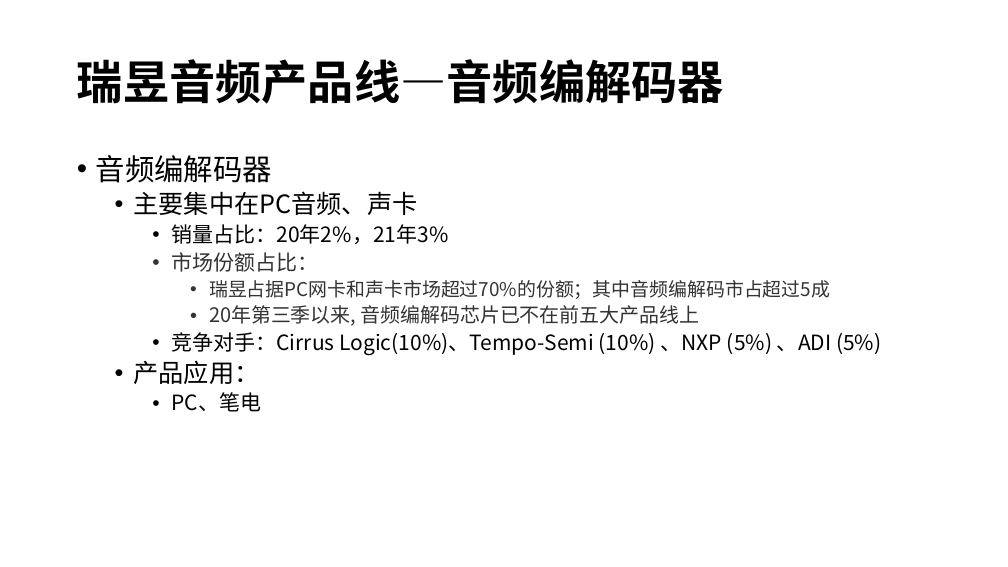
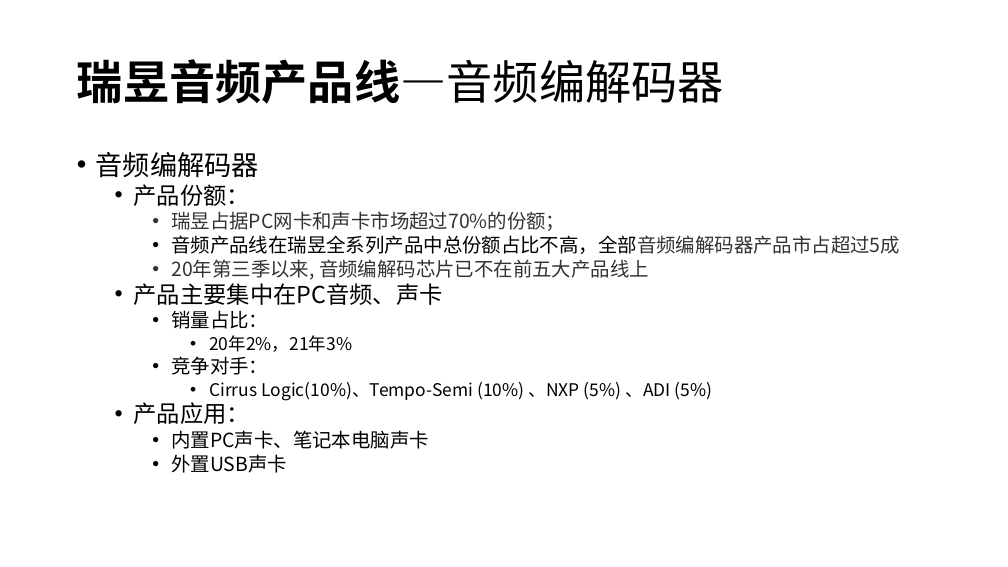
Before and after one commit to rosabai666/soundec, a slide deck: slide 5 of 2023/02产品/SNC8x/01)竞品分析/00)竞品芯片分析/品牌产品路线分析/Realtek/Realtek产品线分析2.pptx. Drawn at 1008x567 pixels with LibreOffice and Linux fonts; fonts in the diff are those of the drawing. Boxes give left, top, right and bottom in pixels: in the first picture for what was removed or moved away, otherwise in the second. Text is boxed around its words. In the diff, an @@ line names an element or a change of style, - is before the commit and + after.

```diff
--- a/2023/02产品/SNC8x/01)竞品分析/00)竞品芯片分析/品牌产品路线分析/Realtek/Realtek产品线分析2.pptx
+++ b/2023/02产品/SNC8x/01)竞品分析/00)竞品芯片分析/品牌产品路线分析/Realtek/Realtek产品线分析2.pptx
@@ title "瑞昱音频产品线—音频编解码器" at (x1=77, y1=59, x2=724, y2=104): bold off in "瑞昱音频产品线—音频编解码器" @@
@@ text at (x1=96, y1=152, x2=649, y2=424): size 28 to 25.9 pt in "音频编解码器"; size 19 to 18.5 pt in "20年第三季以来, 音频编解码芯片已不在前五大产品线上"; size 24 to 22.2 pt in "产品应用："; line spacing 0.9 to 0.8; list level 4 to 3 in "20年第三季以来, 音频编解码芯片已不在前五大产品线上" @@
@@ text at (x1=134, y1=184, x2=900, y2=254): text changed; size 18 to 18.5 pt @@
-  • 主要集中在PC音频、声卡
-    • 销量占比：20年2%，21年3%
-    • 市场份额占比：
-      • 瑞昱占据PC网卡和声卡市场超过70%的份额；其中音频编解码市占超过5成
+  • 产品份额：
+    • 瑞昱占据PC网卡和声卡市场超过70%的份额；
+    • 音频产品线在瑞昱全系列产品中总份额占比不高，全部音频编解码器产品市占超过5成
@@ text at (x1=134, y1=279, x2=713, y2=401): text changed; size 20 to 16.6 pt @@
-    • 竞争对手：Cirrus Logic(10%)、Tempo-Semi (10%) 、NXP (5%) 、ADI (5%)
+  • 产品主要集中在PC音频、声卡
+    • 销量占比：
+      • 20年2%，21年3%
+    • 竞争对手：
+      • Cirrus Logic(10%)、Tempo-Semi (10%) 、NXP (5%) 、ADI (5%)
@@ text at (x1=171, y1=430, x2=429, y2=473): text changed; size 20 to 18.5 pt @@
-    • PC、笔电
+    • 内置PC声卡、笔记本电脑声卡
+    • 外置USB声卡
```
Also in this commit, not shown: 8 other slides changed, 3 slides added, 3 slides removed, 7 other files.
